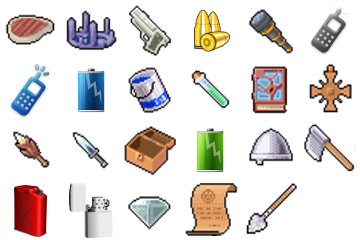
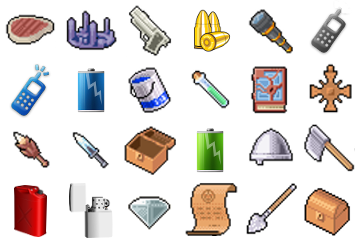
Revision of a layered (360, 240) image; what changed, layer by layer:
added layer "Music_Box_Dead" above "Shovel" over [304, 187, 351, 236]
